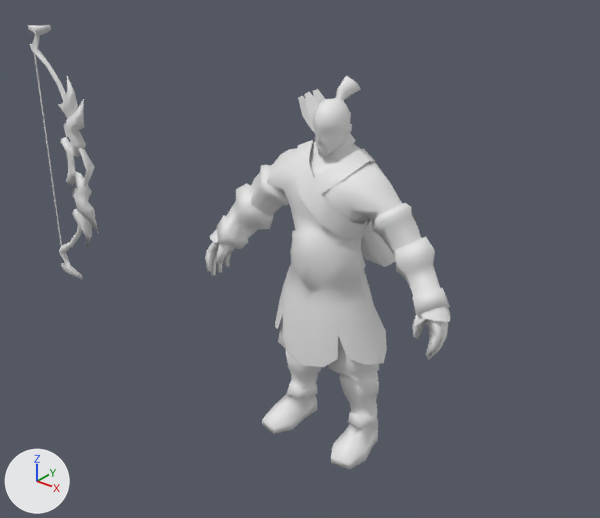
Renders of the FBX model Assets/_Project/ArtAssets/Models/Chars/Monster/3003/Monster_3003_FBX.FBX from each side of a commit.
Before and after are seen from a 50 mm camera at (2.26, -3.07, 2.89) aimed at (-0.3, 0.12, 0.92). Lighting does not change. The marker at lower left points along +X, +Y and +Z. Materials are left out; every surface is plain grey. Vertices at the same position are counted once.

Names of what the first picture shows: 'chujigongjiang_nan'.
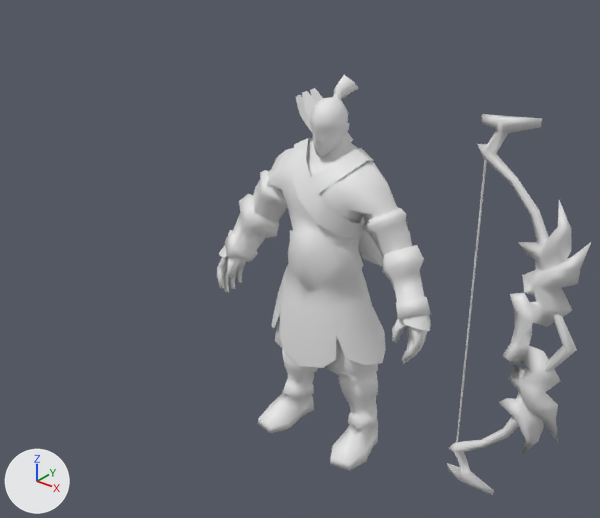
Location of each change, (x1, y1, x2, y2) in pixels of the pictures (600 x 518 px; the box of a moved part takes in the faces that stretch with it):
'chujigongjiang_nan', reshaped, rescaled (12% narrower)
    before: (28, 25, 451, 469)
    after: (217, 75, 591, 496)
part 1 of me_mesh, moved or reshaped
    before: (250, 164, 288, 216)
    after: (253, 170, 288, 223)
part 2 of me_mesh, moved or reshaped
    before: (205, 242, 234, 276)
    after: (217, 256, 246, 293)
part 3 of me_mesh, moved or reshaped
    before: (217, 183, 273, 250)
    after: (225, 193, 279, 262)
part 4 of me_mesh, moved or reshaped
    before: (210, 229, 218, 243)
    after: (219, 245, 227, 258)
part 5 of me_mesh, moved or reshaped
    before: (262, 315, 322, 434)
    after: (258, 315, 318, 433)
part 6 of me_mesh, moved or reshaped
    before: (372, 203, 422, 255)
    after: (363, 207, 412, 258)
part 7 of me_mesh, moved or reshaped
    before: (412, 313, 448, 360)
    after: (392, 319, 427, 364)
part 8 of me_mesh, moved or reshaped
    before: (395, 237, 450, 314)
    after: (382, 245, 431, 319)
part 9 of me_mesh, moved or reshaped
    before: (421, 306, 451, 322)
    after: (403, 315, 431, 331)
part 10 of me_mesh, moved or reshaped
    before: (328, 336, 379, 469)
    after: (327, 338, 378, 471)
part 11 of me_mesh, moved or reshaped
    before: (313, 98, 356, 157)
    after: (310, 97, 353, 157)
part 12 of me_mesh, moved or reshaped
    before: (335, 76, 361, 101)
    after: (333, 75, 358, 100)
part 13 of me_mesh, moved or reshaped
    before: (293, 140, 376, 240)
    after: (290, 138, 374, 240)
part 14 of me_mesh, moved or reshaped
    before: (361, 220, 395, 267)
    after: (358, 218, 383, 266)
part 15 of me_mesh, moved or reshaped
    before: (305, 92, 319, 119)
    after: (302, 91, 317, 118)
part 16 of me_mesh, moved or reshaped
    before: (313, 89, 325, 103)
    after: (310, 88, 323, 102)
part 17 of me_mesh, moved or reshaped
    before: (298, 96, 315, 133)
    after: (296, 95, 312, 132)
part 18 of me_mesh, moved or reshaped
    before: (58, 76, 99, 246)
    after: (498, 200, 591, 454)
part 19 of me_mesh, moved or reshaped
    before: (28, 25, 66, 101)
    after: (477, 114, 549, 246)
part 20 of me_mesh, moved or reshaped
    before: (78, 148, 95, 186)
    after: (545, 314, 577, 371)
part 21 of me_mesh, moved or reshaped
    before: (59, 225, 83, 280)
    after: (447, 416, 519, 496)
part 22 of me_mesh, moved or reshaped
    before: (266, 137, 403, 367)
    after: (266, 137, 398, 368)
part 23 of me_mesh, moved or reshaped
    before: (34, 54, 62, 246)
    after: (456, 159, 487, 444)

Edits to the bpy script that builds the scene:
```text
Change me_mesh:
    remove me_mesh.from_pydata(...)  # 963 vertices, 1639 faces; spans x -2.39..0.75, y -0.19..0.4, z 0.0..1.97
    add me_mesh.from_pydata(...)  # 963 vertices, 1639 faces; spans x -0.68..1.42, y -0.28..0.39, z 0.01..2.11
    me_mesh part 1: the loose piece of 25 vertices spanning x -0.53..-0.26, y -0.07..0.19, z 1.18..1.46 is turned -9.1 degrees about the y axis through its middle and scaled by 1.03, then moved by (0.02, -0.02, 0.02)
    me_mesh part 2: the loose piece of 55 vertices spanning x -0.73..-0.58, y -0.15..0.04, z 0.79..1.05 is turned -9.1 degrees about the y axis through its middle and scaled by 1.03, then moved by (0.08, -0.02, -0.03)
    me_mesh part 3: the loose piece of 25 vertices spanning x -0.71..-0.38, y -0.13..0.16, z 0.96..1.33 is turned -9.1 degrees about the y axis through its middle and scaled by 1.03, then moved by (0.05, -0.02, -0.01)
    me_mesh part 4: the loose piece of 8 vertices spanning x -0.75..-0.6, y -0.12..0.06, z 0.99..1.09 is scaled about its middle by (0.954, 1.03, 1.13), then moved by (0.06, -0.02, -0.03)
    me_mesh part 5: the loose piece of 84 vertices spanning x -0.33..-0.02, y -0.19..0.22, z 0.0..0.84 is scaled about its middle by (1.04, 1.03, 1.03), then moved by (-0.01, -0.02, 0.02)
    me_mesh part 6: the loose piece of 25 vertices spanning x 0.26..0.53, y -0.07..0.19, z 1.18..1.46 is turned 9.1 degrees about the y axis through its middle and scaled by 1.03, then moved by (-0.02, -0.02, 0.02)
    me_mesh part 7: the loose piece of 55 vertices spanning x 0.58..0.73, y -0.15..0.04, z 0.79..1.05 is turned 9.1 degrees about the y axis through its middle and scaled by 1.03, then moved by (-0.08, -0.02, -0.03)
    me_mesh part 8: the loose piece of 25 vertices spanning x 0.38..0.71, y -0.13..0.16, z 0.96..1.33 is turned 9.1 degrees about the y axis through its middle and scaled by 1.03, then moved by (-0.05, -0.02, -0.01)
    me_mesh part 9: the loose piece of 8 vertices spanning x 0.6..0.75, y -0.12..0.06, z 0.99..1.09 is scaled about its middle by (0.954, 1.03, 1.13), then moved by (-0.06, -0.02, -0.03)
    me_mesh part 10: the loose piece of 84 vertices spanning x 0.02..0.33, y -0.19..0.22, z 0.0..0.84 is scaled about its middle by (1.04, 1.03, 1.03), then moved by (0.01, -0.02, 0.02)
    me_mesh part 11: the loose piece of 95 vertices spanning x -0.1..0.1, y -0.07..0.18, z 1.61..1.88 is moved by (0.0, -0.02, 0.06)
    me_mesh part 12: the loose piece of 18 vertices spanning x -0.05..0.05, y 0.06..0.2, z 1.82..1.97 is moved by (0.0, -0.02, 0.06)
    me_mesh part 13: the loose piece of 32 vertices spanning x -0.22..0.23, y -0.14..0.24, z 1.23..1.65 is scaled about its middle by (1.04, 1.03, 1.03), then moved by (0.0, -0.02, 0.05)
    me_mesh part 14: the loose piece of 17 vertices spanning x -0.28..0.25, y 0.23..0.4, z 0.99..1.61 is moved by (0.0, -0.01, 0.05)
    me_mesh part 15: the loose piece of 10 vertices spanning x -0.34..-0.04, y 0.24..0.29, z 1.38..1.81 is moved by (-0.01, -0.01, 0.06)
    me_mesh part 16: the loose piece of 10 vertices spanning x -0.33..-0.04, y 0.3..0.36, z 1.39..1.81 is moved by (-0.01, -0.01, 0.06)
    me_mesh part 17: the loose piece of 10 vertices spanning x -0.39..-0.09, y 0.26..0.27, z 1.35..1.79 is moved by (-0.01, -0.01, 0.06)
    me_mesh part 18: the loose piece of 102 vertices spanning x -2.19..-1.9, y 0.01..0.11, z 0.51..1.69 is scaled about its middle by 1.03, then moved by (3.31, -0.29, 0.11)
    me_mesh part 19: the loose piece of 29 vertices spanning x -2.39..-2.05, y 0.03..0.09, z 1.47..1.97 is moved by (3.3, -0.29, 0.13)
    me_mesh part 20: the loose piece of 12 vertices spanning x -2.01..-1.89, y 0.03..0.1, z 0.97..1.23 is moved by (3.31, -0.29, 0.11)
    me_mesh part 21: the loose piece of 29 vertices spanning x -2.39..-2.05, y 0.03..0.09, z 0.23..0.73 is scaled about its middle by 1.03, then moved by (3.3, -0.29, 0.1)
    me_mesh part 22: 173 of 963 vertices moved; they spanned x -0.45..0.45, y -0.18..0.31, z 0.53..1.71 and now span x -0.45..0.45, y -0.21..0.29, z 0.55..1.77; mean shift (0.0, -0.02, 0.04); largest move (0.12, -0.08, 1.5) -> (0.12, -0.1, 1.56)
    me_mesh part 23: 6 of 963 vertices moved; they spanned x -2.35..-2.34, y 0.06, z 0.42..1.8 and now span x 0.94..0.95, y -0.23..-0.22, z 0.51..1.93; mean shift (3.3, -0.29, 0.11); largest move (-2.35, 0.06, 1.8) -> (0.95, -0.22, 1.93)
Change ob_chujigongjiang_nan:
    ob_chujigongjiang_nan.scale: (1.0, 1.0, 1.0) -> (0.972, 0.972, 0.972)
```
